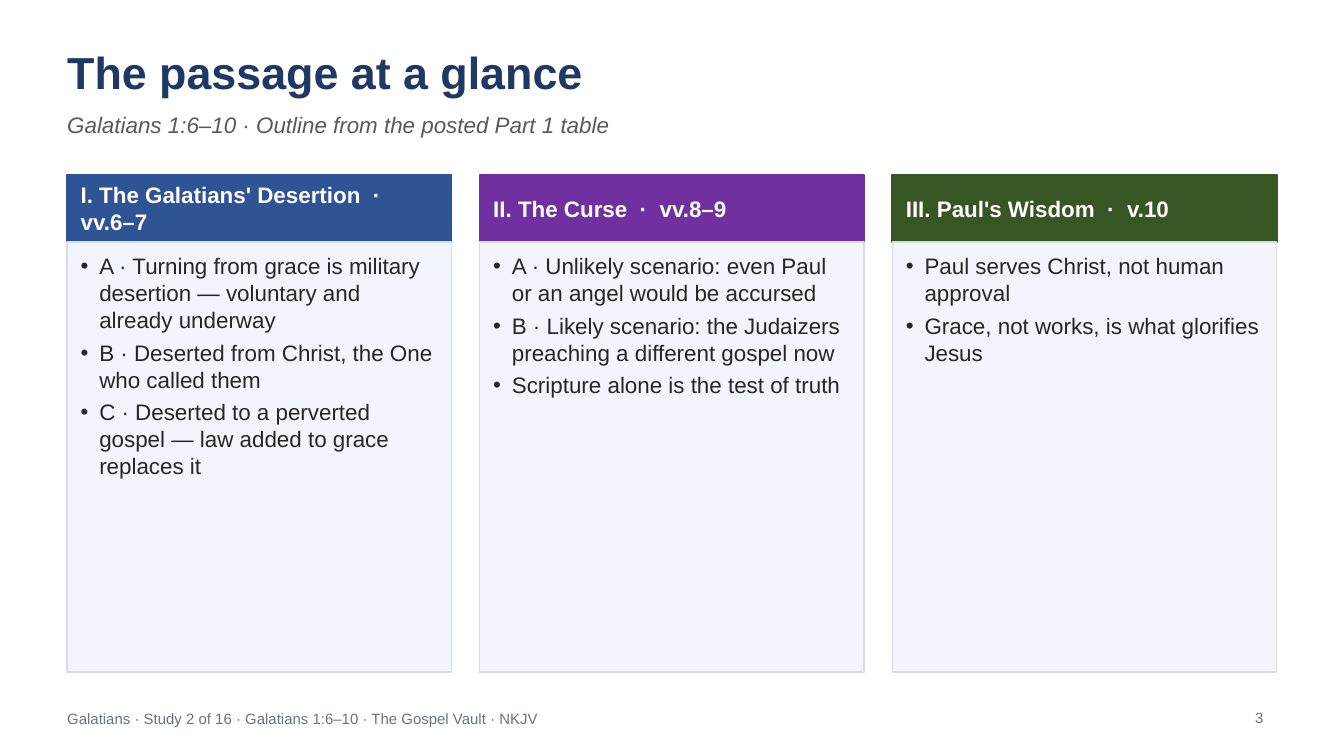
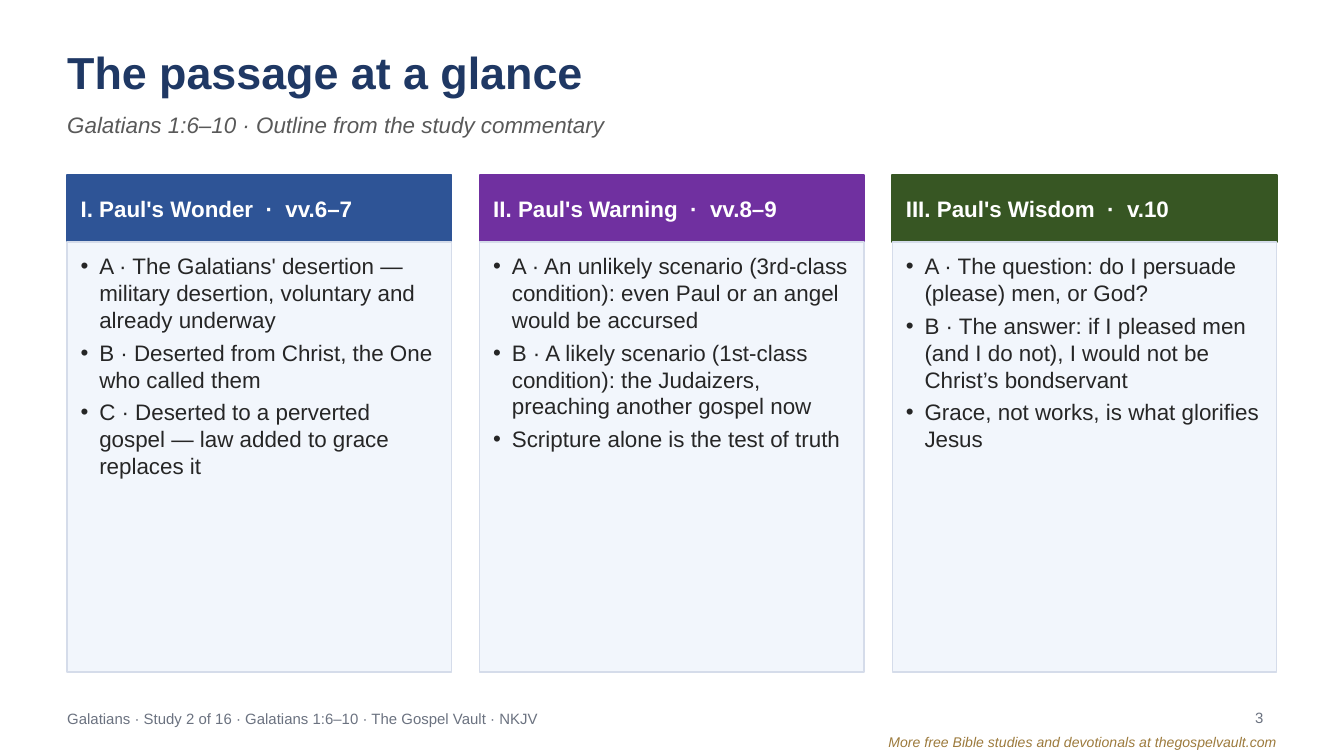
Before and after one commit to TheRooster07/TheGospelVault, a slide deck: slide 3 of bible-studies/galatians/charts/galatians-charts-study-02.pptx. Drawn at 1344x756 pixels with LibreOffice and Linux fonts; fonts in the diff are those of the drawing. Boxes give left, top, right and bottom in pixels: in the first picture for what was removed or moved away, otherwise in the second. Text is boxed around its words. In the diff, an @@ line names an element or a change of style, - is before the commit and + after.

```diff
--- a/bible-studies/galatians/charts/galatians-charts-study-02.pptx
+++ b/bible-studies/galatians/charts/galatians-charts-study-02.pptx
@@ text at bbox=[67, 117, 604, 138]: text changed @@
-Galatians 1:6–10 · Outline from the posted Part 1 table
+Galatians 1:6–10 · Outline from the study commentary
@@ text at bbox=[81, 200, 352, 218]: text changed @@
-I. The Galatians' Desertion · vv.6–7
+I. Paul's Wonder · vv.6–7
@@ text at bbox=[493, 200, 777, 222]: text changed @@
-II. The Curse · vv.8–9
+II. Paul's Warning · vv.8–9
@@ text at bbox=[99, 257, 415, 333]: text changed @@
-• A · Turning from grace is military desertion — voluntary and already underway
+• A · The Galatians' desertion — military desertion, voluntary and already underway
@@ text at bbox=[512, 257, 847, 419]: text changed @@
-• A · Unlikely scenario: even Paul or an angel would be accursed
-• B · Likely scenario: the Judaizers preaching a different gospel now
+• A · An unlikely scenario (3rd-class condition): even Paul or an angel would be accursed
+• B · A likely scenario (1st-class condition): the Judaizers, preaching another gospel now
@@ text at bbox=[925, 257, 1246, 389]: text changed @@
-• Paul serves Christ, not human approval
+• A · The question: do I persuade (please) men, or God?
+• B · The answer: if I pleased men (and I do not), I would not be Christ’s bondservant
@@ text added at bbox=[888, 737, 1276, 750], 7.5 pt, text #9C7A3C, italic @@
+More free Bible studies and devotionals at thegospelvault.com
```
Also in this commit, not shown: 7 other slides changed, 8 other files.
